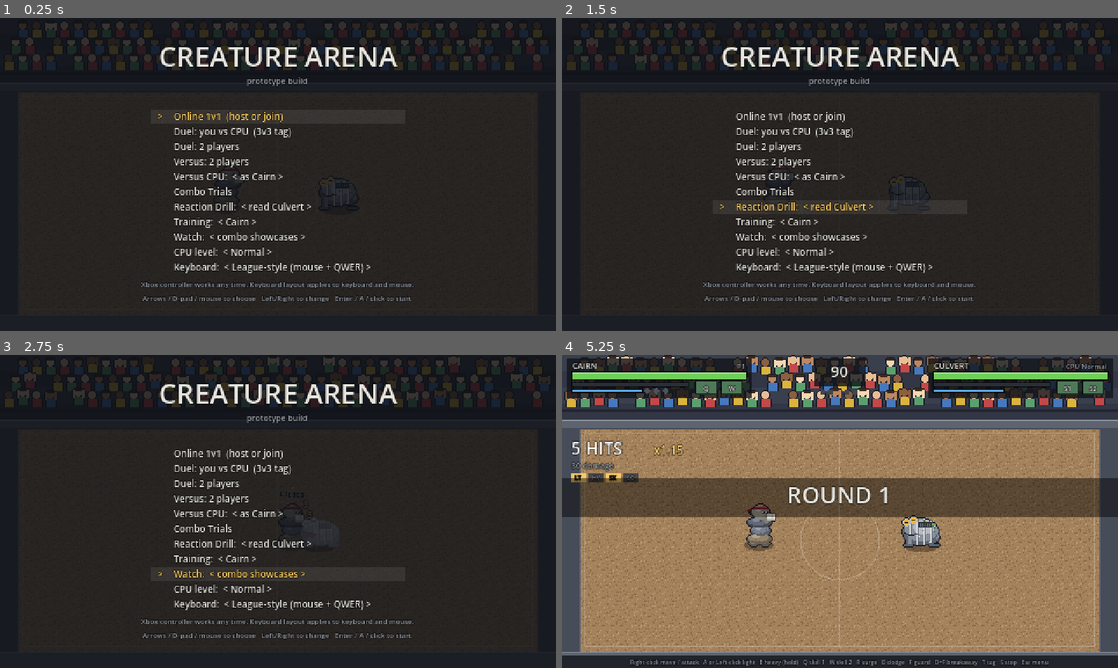
Above: before the commit, frames 1-4 (two rows, left to right).
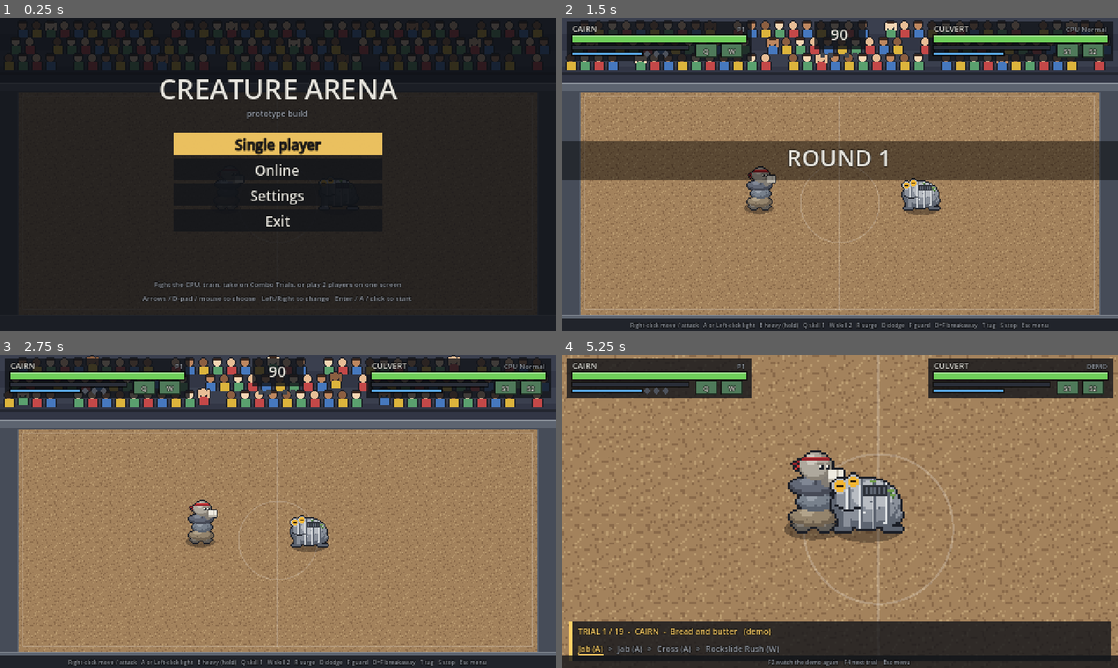
Above: after the commit, the same moments.

Repository: Redelements/creature-arena_
Game: Godot game, scene res://scenes/main.tscn
The game is run twice, just before and just after one commit, with the same random seed, the same clock (stepped at 60 frames per second) and the same inputs.
Inputs (mouse positions are in pixels of both pictures, inside the frame that each line leads up to):
- Up to frame 1 (0.25 s): no input
- Up to frame 2 (1.5 s): tap Enter (menu_confirm) at 0.5 s; move the mouse to (962, 158) at 0.52 s; hold D (kb_right) 0.53-1.25 s; tap Space (kb_dodge) at 0.6 s; click (962, 158) at 0.67 s; drag from (728, 190) to (812, 237) at 1.27 s
- Up to frame 3 (2.75 s): move the mouse to (333, 442) at 2.02 s; hold D (kb_right) from 2.03 s (still down); tap K (kb_heavy) at 2.1 s; click (333, 442) at 2.17 s
- Up to frame 4 (5.25 s): release D (kb_right) at 2.75 s; drag from (812, 574) to (673, 464) at 2.77 s; move the mouse to (1006, 558) at 3.52 s; hold A (kb_left) 3.53-4.25 s; tap O (kb_surge) at 3.6 s; click (1006, 558) at 3.67 s; tap Enter (menu_confirm) at 4.15 s; drag from (673, 464) to (756, 433) at 4.27 s; move the mouse to (867, 511) at 5.02 s; hold Escape (menu_back) from 5.03 s (still down); tap F (lol_guard) at 5.1 s; click (867, 511) at 5.17 s

The runs differ from the first frame. In frame 1, 8.2% of the frame differs, in the area x 25-75%, y 9-87%; in frame 2, 87%; in frame 3, 89%, in the area x 0-100%, y 0-100%; in frame 4, 60%.

Commit message:
Title menu: Single player, Online, Settings, Exit
The old mode list becomes the Single player page; CPU level, keyboard layout,
music and a new fullscreen option move to Settings (saved). Esc goes back a
page; on the title menu it points at Exit.

Co-Authored-By: Claude Opus 5.5 <noreply@anthropic.com>
Claude-Session: https://claude.ai/code/session_01Xgz5Ld7JkgpMzRB8sjBe4e

Diff:
--- a/src/game/main.gd
+++ b/src/game/main.gd
@@ -23,6 +23,7 @@
 ##   --teams=a,b,c:d,e,f   Duel / 2-player teams (default cerebro,gillbert,barkley:culvert,cerebro,craglash)
 ##   --pick                show the team pick screen even with --mode
 ##   --cpu-vs-cpu          every player side is played by the CPU (demos, captures)
+##   --menu=PAGE           open the menu on main, single or settings (captures)
 ##   --online-host[=PORT]  host an online 1v1 straight away (UDP, default port 7777)
 ##   --online-join=ADDR[:PORT]  join one
 ##   --fighter=ID          your fighter online
@@ -56,10 +57,24 @@
 	{"label": "Training: Chef Cerebro", "left": "cerebro", "training": true},
 	{"label": "Online 1v1", "online": true},
 ]
-## The menu. MODES indexes stay stable for --mode=N; rows with choices pick one of
-## several modes with left/right.
+## The menus. The title menu (MAIN_ITEMS) opens the single-player list (MENU_ROWS),
+## the online lobby, or the settings. MODES indexes stay stable for --mode=N; rows with
+## choices pick one of several modes with left/right.
+const MAIN_ITEMS := [
+	{"label": "Single player", "go": "single"},
+	{"label": "Online", "online": true},
+	{"label": "Settings", "go": "settings"},
+	{"label": "Exit", "exit": true},
+]
+const SETTINGS_ITEMS := [
+	{"setting": "level"},
+	{"setting": "layout"},
+	{"setting": "music"},
+	{"setting": "fullscreen"},
+	{"label": "Back", "go": "main"},
+]
+const ONLINE_MODE := 20
 const MENU_ROWS := [
-	{"label": "Online 1v1  (host or join)", "modes": [20]},
 	{"label": "Duel: you vs CPU  (3v3 tag)", "modes": [6]},
 	{"label": "Duel: 2 players", "modes": [7]},
 	{"label": "Versus: 2 players", "modes": [8]},
@@ -81,6 +96,9 @@
 const SETTINGS_PATH := "user://settings.cfg"
 const MENU_Y0 := 88.0
 const MENU_DY := 13.0
+## The title menu's four big rows.
+const MAIN_Y0 := 116.0
+const MAIN_DY := 22.0
 # Knockouts: the simulation itself freezes and then runs at half speed (MatchSim's
 # ko_freeze / slowmo, so online peers agree); the camera pushes in on the loser.
 const KO_ZOOM := 1.45
@@ -113,6 +131,8 @@
 var timer := ROUND_TICKS
 var seed_base := 1
 var menu_index := 0
+var menu_page := "main"  ## "main" (the title menu), "single" or "settings"
+var fullscreen := false
 var _menu_ko_t := 0
 
 var player_input := PlayerInput.new()
@@ -195,8 +215,8 @@
 	layer.add_child(fade_rect)
 	hud = Hud.new()
 	layer.add_child(hud)
-	hud.menu_y0 = MENU_Y0
-	hud.menu_dy = MENU_DY
+	hud.menu_y0 = MAIN_Y0
+	hud.menu_dy = MAIN_DY
 	team_select = TeamSelect.new()
 	team_select.visible = false
 	layer.add_child(team_select)
@@ -247,22 +267,71 @@
 	_refresh_menu()
 
 
-func _refresh_menu() -> void:
-	var items: Array[String] = []
-	if _row_choice.size() != MENU_ROWS.size():
-		_row_choice.resize(MENU_ROWS.size())
-		_row_choice.fill(0)
-	for r in MENU_ROWS.size():
+## The rows of the menu page on screen: dictionaries with "label" and what they do
+## ("go" to a page, "online", "exit", "row" for a MENU_ROWS mode row, "setting").
+func _menu_page_items() -> Array:
+	match menu_page:
+		"single":
+			var items: Array = []
+			for r in MENU_ROWS.size():
+				items.append({"row": r})
+			items.append({"label": "Back", "go": "main"})
+			return items
+		"settings":
+			return SETTINGS_ITEMS
+	return MAIN_ITEMS
+
+
+func _menu_label(item: Dictionary) -> String:
+	if item.has("row"):
+		var r := int(item["row"])
 		var row: Dictionary = MENU_ROWS[r]
 		var label := String(row["label"])
 		if row.has("choices"):
 			label += ":  < %s >" % String(row["choices"][_row_choice[r]])
-		items.append(label)
-	items.append("CPU level:  < %s >" % LEVEL_NAMES[level])
-	items.append("Keyboard:  < %s >" % PlayerInput.LAYOUT_NAMES[player_input.layout])
+		return label
+	match String(item.get("setting", "")):
+		"level":
+			return "CPU level:  < %s >" % LEVEL_NAMES[level]
+		"layout":
+			return "Keyboard:  < %s >" % PlayerInput.LAYOUT_NAMES[player_input.layout]
+		"music":
+			return "Music:  < %s >" % ("Off" if audio.music_muted else "On")
+		"fullscreen":
+			return "Fullscreen:  < %s >" % ("On" if fullscreen else "Off")
+	return String(item.get("label", ""))
+
+
+func _refresh_menu() -> void:
+	if _row_choice.size() != MENU_ROWS.size():
+		_row_choice.resize(MENU_ROWS.size())
+		_row_choice.fill(0)
+	var items: Array[String] = []
+	for item in _menu_page_items():
+		items.append(_menu_label(item))
+	menu_index = clampi(menu_index, 0, items.size() - 1)
 	hud.menu_items = items
 	hud.menu_index = menu_index
-	hud.menu_footer = "Xbox controller works any time. Keyboard layout applies to keyboard and mouse."
+	var main := menu_page == "main"
+	hud.menu_y0 = MAIN_Y0 if main else MENU_Y0
+	hud.menu_dy = MAIN_DY if main else MENU_DY
+	hud.menu_title = {"single": "SINGLE PLAYER", "settings": "SETTINGS"}.get(menu_page, "")
+	match menu_page:
+		"main":
+			hud.menu_footer = ["Fight the CPU, train, take on Combo Trials, or play 2 players on one screen",
+				"Play someone on another computer, 1 v 1", "CPU level, keyboard layout, music, fullscreen",
+				"Close the game"][menu_index]
+		"single":
+			hud.menu_footer = "Fights, training, trials and local 2-player.   Esc / View: back"
+		"settings":
+			hud.menu_footer = "Xbox controller works any time. Keyboard layout applies to keyboard and mouse.   Esc: back"
+
+
+## Goes to a menu page, with the cursor on `index`.
+func _menu_go(page: String, index := 0) -> void:
+	menu_page = page
+	menu_index = index
+	_refresh_menu()
 
 
 ## `keep_teams`: a rematch with the same teams (no pick screen).
@@ -867,6 +936,8 @@
 		var muted := audio.toggle_music()
 		hud.show_toast("Music off (M to turn on)" if muted else "Music on")
 		_save_settings()
+		if flow == Flow.MENU:
+			_refresh_menu()
 		return
 	if flow == Flow.SELECT:
 		if team_select.handle(event) and flow == Flow.SELECT:
@@ -877,11 +948,13 @@
 			audio.play("ui_move", 0.0, 1.0, true)
 		return
 	if flow == Flow.MENU:
-		var before := [menu_index, level, player_input.layout, _row_choice.duplicate()]
+		var before := [menu_page, menu_index, level, player_input.layout, _row_choice.duplicate(),
+			audio.music_muted, fullscreen]
 		_menu_input(event)
 		if flow != Flow.MENU:
 			audio.play("ui_select", 0.0, 1.0, true)
-		elif [menu_index, level, player_input.layout, _row_choice] != before:
+		elif [menu_page, menu_index, level, player_input.layout, _row_choice, audio.music_muted,
+				fullscreen] != before:
 			audio.play("ui_move", 0.0, 1.0, true)
 		return
 	if event.is_action_pressed("menu_back"):
@@ -921,18 +994,17 @@
 
 
 func _menu_input(event: InputEvent) -> void:
-	var count := MENU_ROWS.size() + 2
+	var items := _menu_page_items()
+	var count := items.size()
 	# Mouse: hover to highlight, click to choose.
 	if event is InputEventMouseMotion or (event is InputEventMouseButton and event.pressed):
 		var p: Vector2 = get_global_mouse_position()
-		var row := int(floor((p.y - (MENU_Y0 - MENU_DY + 4.0)) / MENU_DY))
+		var row := int(floor((p.y - (hud.menu_y0 - hud.menu_dy + 4.0)) / hud.menu_dy))
 		if p.x >= 130.0 and p.x <= 350.0 and row >= 0 and row < count:
 			menu_index = row
 			if event is InputEventMouseButton and event.button_index == MOUSE_BUTTON_LEFT:
-				if row < MENU_ROWS.size():
-					_start_row(row)
-					return
-				_change_option(row, 1)
+				_menu_choose(row, 1)
+				return
 		_refresh_menu()
 		return
 	if event.is_action_pressed("ui_down"):
@@ -944,39 +1016,78 @@
 	elif event.is_action_pressed("ui_right"):
 		_change_option(menu_index, 1)
 	elif event.is_action_pressed("menu_confirm") or event.is_action_pressed("ui_accept"):
-		if menu_index < MENU_ROWS.size():
-			_start_row(menu_index)
+		_menu_choose(menu_index, 1)
+		return
+	elif event.is_action_pressed("menu_back"):
+		if menu_page == "main":
+			menu_index = MAIN_ITEMS.size() - 1  # on the title menu, Esc points at Exit
+		else:
+			_menu_go("main", 0 if menu_page == "single" else 2)
 			return
-		_change_option(menu_index, 1)
-	elif event.is_action_pressed("menu_back"):
+	else:
+		return
+	_refresh_menu()
+
+
+## Enter / click on a menu row: open a page, start a mode, or (on a setting) change it.
+func _menu_choose(index: int, dir: int) -> void:
+	var items := _menu_page_items()
+	if index < 0 or index >= items.size():
+		return
+	var item: Dictionary = items[index]
+	if item.has("go"):
+		var back_to := {"single": 0, "settings": 2}.get(menu_page, 0) as int
+		_menu_go(String(item["go"]), back_to if String(item["go"]) == "main" else 0)
+	elif item.has("row"):
+		_start_row(int(item["row"]))
+	elif bool(item.get("online", false)):
+		_start_match(ONLINE_MODE)
+	elif bool(item.get("exit", false)):
 		get_tree().quit()
-		return
-	else:
-		return
-	_refresh_menu()
-
-
-## Left/right on the CPU level or keyboard layout rows.
+	elif item.has("setting"):
+		_change_option(index, dir)
+
+
 func _start_row(row: int) -> void:
 	var r: Dictionary = MENU_ROWS[row]
 	_start_match(int(r["modes"][_row_choice[row] if row < _row_choice.size() else 0]))
 
 
-func _change_option(row: int, dir: int) -> void:
-	if row < MENU_ROWS.size():
-		var r: Dictionary = MENU_ROWS[row]
-		if r.has("choices"):
-			var n: int = (r["choices"] as Array).size()
-			_row_choice[row] = (int(_row_choice[row]) + dir + n) % n
-	elif row == MENU_ROWS.size():
-		level = (level + dir + LEVEL_NAMES.size()) % LEVEL_NAMES.size()
-		_save_settings()
-	elif row == MENU_ROWS.size() + 1:
-		var i := PlayerInput.LAYOUTS.find(player_input.layout)
-		player_input.layout = PlayerInput.LAYOUTS[(i + PlayerInput.LAYOUTS.size() + dir) % PlayerInput.LAYOUTS.size()]
-		_save_settings()
-		_apply_device()
+## Left/right on a row with choices, or on a setting.
+func _change_option(index: int, dir: int) -> void:
+	var items := _menu_page_items()
+	if index < 0 or index >= items.size():
+		return
+	var item: Dictionary = items[index]
+	if item.has("row"):
+		var r := int(item["row"])
+		var row: Dictionary = MENU_ROWS[r]
+		if row.has("choices"):
+			var n: int = (row["choices"] as Array).size()
+			_row_choice[r] = (int(_row_choice[r]) + dir + n) % n
+	match String(item.get("setting", "")):
+		"level":
+			level = (level + dir + LEVEL_NAMES.size()) % LEVEL_NAMES.size()
+			_save_settings()
+		"layout":
+			var i := PlayerInput.LAYOUTS.find(player_input.layout)
+			player_input.layout = PlayerInput.LAYOUTS[(i + PlayerInput.LAYOUTS.size() + dir) % PlayerInput.LAYOUTS.size()]
+			_save_settings()
+			_apply_device()
+		"music":
+			audio.toggle_music()
+			_save_settings()
+		"fullscreen":
+			fullscreen = not fullscreen
+			_apply_fullscreen()
+			_save_settings()
 	_refresh_menu()
+
+
+func _apply_fullscreen() -> void:
+	if DisplayServer.get_name() == "headless":
+		return
+	DisplayServer.window_set_mode(DisplayServer.WINDOW_MODE_FULLSCREEN if fullscreen else DisplayServer.WINDOW_MODE_WINDOWED)
 
 
 ## Updates prompts, help text and the mouse cursor for the current device and layout.
@@ -1038,6 +1149,9 @@
 		if not (_online_fighter in MatchFactory.FIGHTERS):
 			_online_fighter = "cairn"
 		_online_address = String(cfg.get_value("online", "address", ""))
+		fullscreen = bool(cfg.get_value("video", "fullscreen", false))
+		if fullscreen:
+			_apply_fullscreen()
 
 
 func _save_settings() -> void:
@@ -1047,6 +1161,7 @@
 	cfg.set_value("audio", "music_muted", audio.music_muted)
 	cfg.set_value("online", "fighter", _online_fighter)
 	cfg.set_value("online", "address", _online_address)
+	cfg.set_value("video", "fullscreen", fullscreen)
 	cfg.save(SETTINGS_PATH)
 
 
@@ -1120,6 +1235,10 @@
 			_net_args["host"] = int(a.get_slice("=", 1)) if a.contains("=") else Netplay.DEFAULT_PORT
 		elif a.begins_with("--online-join="):
 			_net_args["join"] = a.get_slice("=", 1)
+		elif a.begins_with("--menu="):
+			var page := a.get_slice("=", 1)
+			if page in ["main", "single", "settings"]:
+				menu_page = page
 		elif a.begins_with("--fighter="):
 			var f := a.get_slice("=", 1)
 			if f in MatchFactory.FIGHTERS:
@@ -1275,6 +1394,8 @@
 	if netplay != null:
 		netplay.leave()
 	_end_online()
+	menu_page = "main"
+	menu_index = 1  # back on "Online"
 	_open_menu()
 
 
--- a/src/view/hud.gd
+++ b/src/view/hud.gd
@@ -44,6 +44,7 @@
 var menu_items: Array[String] = []
 var menu_index := 0
 var menu_footer := ""
+var menu_title := ""  ## the page's name under the logo ("SINGLE PLAYER"); empty on the title menu
 var menu_y0 := 104.0
 var menu_dy := 16.0
 
@@ -351,14 +352,24 @@
 	draw_rect(Rect2(0, 0, SimDefs.VIEW_W, SimDefs.VIEW_H), Color(0.05, 0.06, 0.08, 0.82))
 	_text(Vector2(0, menu_y0 - 46), "CREATURE ARENA", 24, C_TEXT, HORIZONTAL_ALIGNMENT_CENTER, SimDefs.VIEW_W)
 	_text(Vector2(0, menu_y0 - 31), "prototype build", 7, C_DIM, HORIZONTAL_ALIGNMENT_CENTER, SimDefs.VIEW_W)
+	if menu_title != "":
+		_text(Vector2(0, menu_y0 - 17), menu_title, 9, C_ACCENT, HORIZONTAL_ALIGNMENT_CENTER, SimDefs.VIEW_W)
 	var y := menu_y0
-	var fs := 9 if menu_dy >= 15.0 else 8
+	var big := menu_dy >= 18.0
+	var fs := 12 if big else (9 if menu_dy >= 15.0 else 8)
 	for i in menu_items.size():
 		var sel := i == menu_index
-		if sel:
-			draw_rect(Rect2(130, y - menu_dy + 4, 220, menu_dy - 1), Color(1, 1, 1, 0.08))
-			_text(Vector2(136, y), ">", fs, C_ACCENT)
-		_text(Vector2(150, y), menu_items[i], fs, C_ACCENT if sel else C_TEXT)
+		if big:
+			# The title menu: wide centred buttons.
+			var r := Rect2(150, y - menu_dy + 5, 180, menu_dy - 3)
+			draw_rect(r, Color(C_ACCENT, 0.9) if sel else Color(0.07, 0.08, 0.1, 0.75))
+			_text(Vector2(r.position.x, y - 2), menu_items[i], fs, Color(0.08, 0.08, 0.1) if sel else C_TEXT,
+				HORIZONTAL_ALIGNMENT_CENTER, r.size.x)
+		else:
+			if sel:
+				draw_rect(Rect2(130, y - menu_dy + 4, 220, menu_dy - 1), Color(1, 1, 1, 0.08))
+				_text(Vector2(136, y), ">", fs, C_ACCENT)
+			_text(Vector2(150, y), menu_items[i], fs, C_ACCENT if sel else C_TEXT)
 		y += menu_dy
 	_text(Vector2(0, 232), menu_footer, 6, C_DIM, HORIZONTAL_ALIGNMENT_CENTER, SimDefs.VIEW_W)
 	_text(Vector2(0, 244), "Arrows / D-pad / mouse to choose   Left/Right to change   Enter / A / click to start", 6, C_DIM,
Not shown, changed: CLAUDE.md
Not shown, changed: README.md
